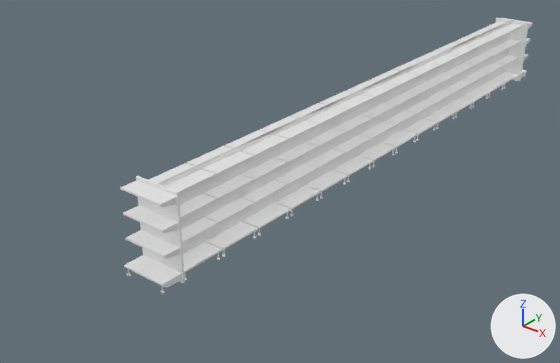
Before and after pictures for a commit that changed the FBX model 2022_3DGED_GDApp/Content/Assets/Models/Aisles/Produced Foods/produced_foods_aisle_shelf.fbx.
Before and after are seen from a 50 mm camera at (7.6, -6.7, 11.1) aimed at (-7.2, 11.8, -0.3). Lighting does not change. The marker at lower right points along +X, +Y and +Z. Where no turn or scale is listed for an object, it has been applied to the vertices. Vertices at the same position are counted once.

Names of what the first picture shows: 'Shop shelf.022'.
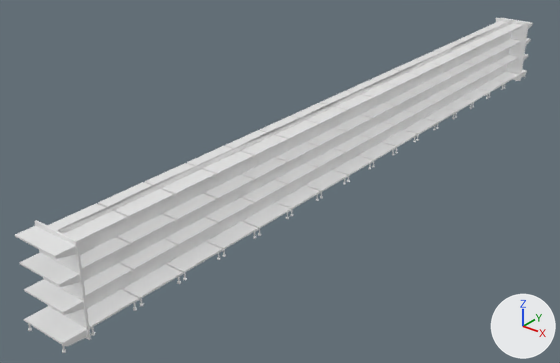
The newer file is also turned or shifted as a whole; pictures and numbers use the older file's frame.

What the commit changed:
me_cube_176 is used by ob_shop_shelf_022; location (-5.63, 15.52, 1.3).
me_cube_176 had 3720 vertices, 4570 faces and spanned x -0.8..0.8, y -11.2..11.2, z -1.3..1.3.
me_cube_176 now has 4193 vertices, 5178 faces and spans x -0.8..0.8, y -14.3..11.2, z -1.3..1.3.
me_cube_176 part 1: the loose piece of 28 vertices spanning x -0.8..0.6, y -11.2..-10.6, z -1.2..-1.0 is copied, and the copy is moved by (0.0, -3.0, 0.0); it spans x -0.8..0.6, y -14.3..-13.6, z -1.2..-1.0.
me_cube_176 part 2: the loose piece of 24 vertices spanning x -0.8..0.6, y -11.1..-10.6, z -0.5..-0.2 is moved by (0.0, -3.0, 0.0).
me_cube_176 part 3: the loose piece of 23 vertices spanning x -0.8..0.6, y -11.1..-10.6, z 0.3..0.5 is moved by (0.0, -3.0, 0.0).
me_cube_176 part 4: the loose piece of 24 vertices spanning x -0.8..0.6, y -11.1..-10.6, z 1.0..1.2 is moved by (0.0, -3.0, 0.0).
me_cube_176 part 5: the loose piece of 24 vertices spanning x -0.8..0.7, y -10.6..-10.5, z -1.3..1.3 is moved by (0.0, -3.0, 0.0).
me_cube_176 part 6: the loose piece of 37 vertices spanning x -0.6..0.5, y -10.5..-9.0, z -0.5..-0.2 is copied, and the copy is moved by (0.0, -1.5, 0.0); it spans x -0.6..0.5, y -12.0..-10.5, z -0.5..-0.2.
me_cube_176 part 7: the loose piece of 36 vertices spanning x -0.6..0.5, y -10.5..-9.0, z 0.3..0.5 is copied, and the copy is moved by (0.0, -1.5, 0.0); it spans x -0.6..0.5, y -12.0..-10.5, z 0.3..0.5.
me_cube_176 part 8: the loose piece of 37 vertices spanning x -0.6..0.5, y -10.5..-9.0, z 1.0..1.2 is copied, and the copy is moved by (0.0, -1.5, 0.0); it spans x -0.6..0.5, y -12.0..-10.5, z 1.0..1.2.
me_cube_176 part 9: the loose piece of 45 vertices spanning x -0.7..0.6, y -10.5..-9.0, z -1.2..-1.0 is copied, and the copy is moved by (0.0, -3.0, 0.0); it spans x -0.7..0.6, y -13.5..-12.0, z -1.2..-1.0.
me_cube_176 part 10: the loose piece of 37 vertices spanning x -0.6..0.5, y -10.5..-9.0, z -0.5..-0.2 is copied, and the copy is moved by (0.0, -3.0, 0.0); it spans x -0.6..0.5, y -13.5..-12.0, z -0.5..-0.2.
me_cube_176 part 11: the loose piece of 36 vertices spanning x -0.6..0.5, y -10.5..-9.0, z 0.3..0.5 is copied, and the copy is moved by (0.0, -3.0, 0.0); it spans x -0.6..0.5, y -13.5..-12.0, z 0.3..0.5.
me_cube_176 part 12: the loose piece of 37 vertices spanning x -0.6..0.5, y -10.5..-9.0, z 1.0..1.2 is copied, and the copy is moved by (0.0, -3.0, 0.0); it spans x -0.6..0.5, y -13.5..-12.0, z 1.0..1.2.
me_cube_176 part 13: 44 vertices moved from x -0.8..0.7, y -11.2..9.1, z -1.3..-1.0 to x -0.7..0.7, y -11.9..9.1, z -1.3..-1.0; 70 vertices removed from x -0.8..0.7, y -11.2..9.0, z -1.3..1.3; 154 vertices added at x -0.7..0.7, y -13.5..9.1, z -1.3..1.3.

Changed parts and their boxes (x1, y1, x2, y2) in the pictures (560 x 363 px; the box of a moved part takes in the faces that stretch with it):
'Shop shelf.022', reshaped (25% wider, 21% taller): before (120, 18, 533, 294); after (15, 18, 533, 353)
part 1 of me_cube_176, added: after (24, 306, 88, 346)
part 2 of me_cube_176, moved or reshaped: before (125, 230, 181, 259); after (24, 279, 84, 315)
part 3 of me_cube_176, moved or reshaped: before (123, 205, 179, 233); after (20, 253, 81, 287)
part 4 of me_cube_176, moved or reshaped: before (120, 180, 177, 207); after (15, 225, 77, 259)
part 5 of me_cube_176, moved or reshaped: before (136, 176, 185, 283); after (35, 220, 91, 340)
part 6 of me_cube_176, added: after (120, 239, 177, 271)
part 7 of me_cube_176, added: after (117, 214, 176, 246)
part 8 of me_cube_176, added: after (98, 182, 174, 219)
part 9 of me_cube_176, added: after (87, 289, 139, 329)
part 10 of me_cube_176, added: after (84, 263, 132, 297)
part 11 of me_cube_176, added: after (80, 237, 130, 270)
part 12 of me_cube_176, added: after (47, 203, 127, 242)
part 13 of me_cube_176, moved or reshaped: before (124, 51, 505, 288); after (58, 27, 506, 308)
